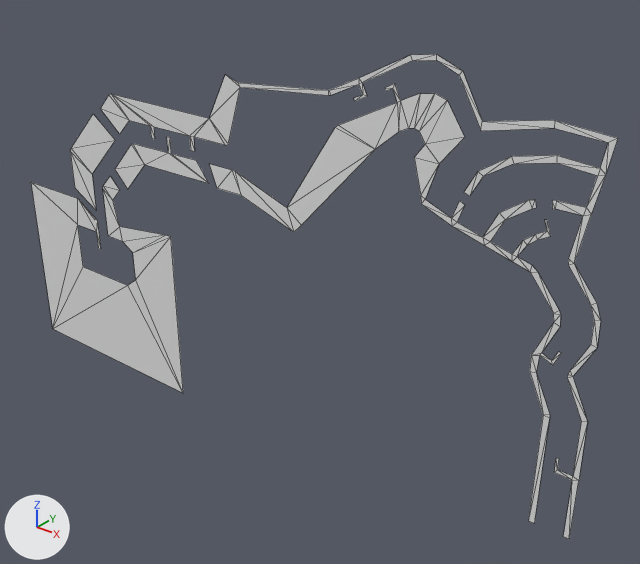
A saved change to the OBJ model project/resources/Meshes/Map.obj.
Both versions are drawn from a 50 mm camera at (213.0, -158.0, 122.0) aimed at (80.0, 9.0, 19.0). Every picture has the same lights, and +X, +Y and +Z are marked at lower left. Mesh edges are drawn as thin lines. Where no turn or scale is listed for an object, it has been applied to the vertices.

Script lines for the objects in view, before the commit:
```python
me_плоскость = bpy.data.meshes.new('Плоскость')
me_плоскость.from_pydata(...)  # 203 vertices, 193 faces; spans x -36.0..159.0, y 0.0, z -31.0..85.0
me_плоскость.materials.append(mat_none)  # white #e7e7e7
ob_плоскость = bpy.data.objects.new('Плоскость', me_плоскость)
ob_плоскость.location = (0.0, 0.0, 0.0)
```
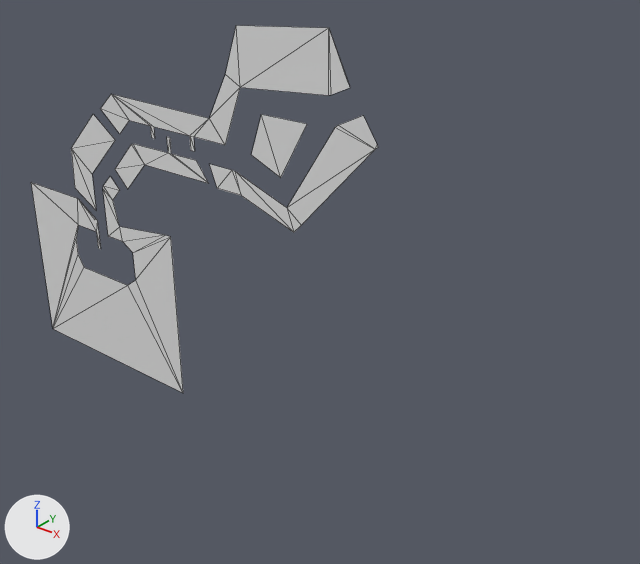
Commit message: New Map

Diff of the bpy script that builds the scene:
```diff
--- a/project/resources/Meshes/Map.obj.py
+++ b/project/resources/Meshes/Map.obj.py
@@ me_плоскость @@
 # used by ob_плоскость; location = (0.0, 0.0, 0.0)
-me_плоскость.from_pydata(...)  # 203 vertices, 193 faces; spans x -36.0..159.0, y 0.0, z -31.0..85.0
+me_плоскость.from_pydata(...)  # 84 vertices, 70 faces; spans x -36.0..103.0, y 0.0, z -31.0..87.0
+# me_плоскость part 1
+# 131 vertices are removed from x -12.0..159.0, y 0.0, z -19.0..85.0
+# 136 faces are deleted
+# 2 vertices move from x 61.0..89.0, y 0.0, z 71.0..74.0 to x 61.0..89.0, y 0.0, z 85.0..87.0
+# 12 vertices are added at x -14.0..103.0, y 0.0, z 4.0..76.0
+# 13 new faces join them
 me_плоскость.materials.append(mat_none)
```

Changed parts and their boxes (x1, y1, x2, y2) in the pictures (640 x 564 px):
'Плоскость', reshaped (41% narrower, 24% shorter): before (31, 55, 618, 539); after (31, 25, 378, 393)
part 1 of me_плоскость, cut back: before (53, 55, 618, 539); after (53, 30, 378, 328)
